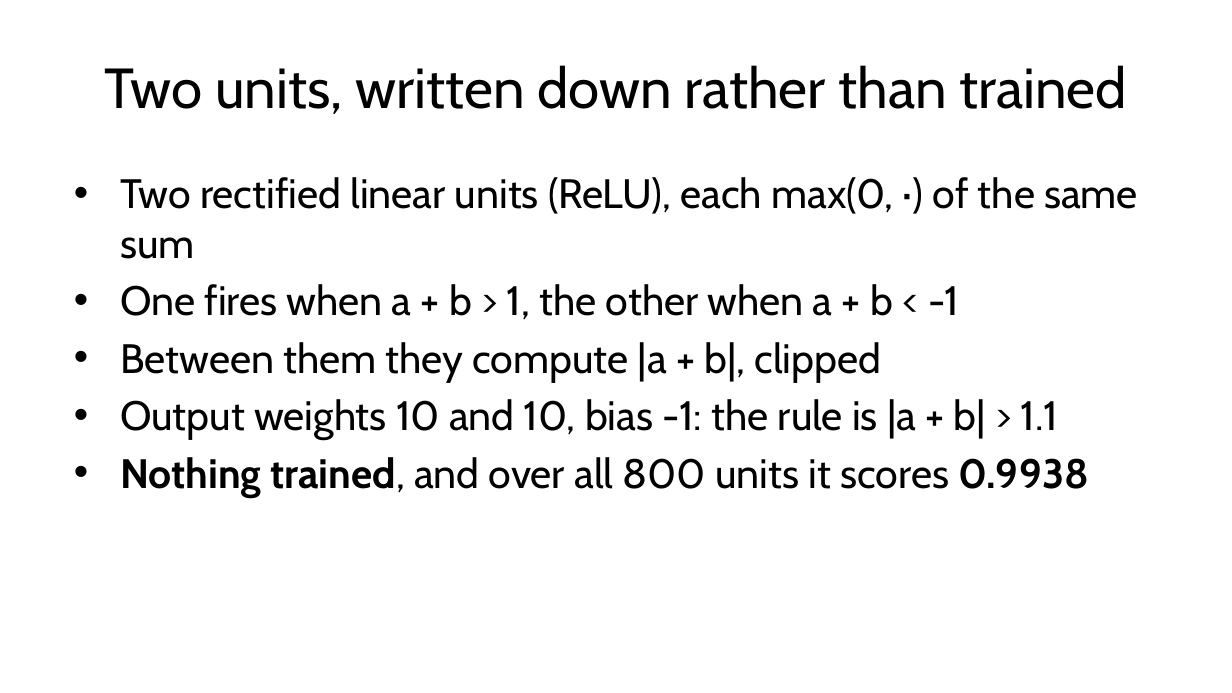
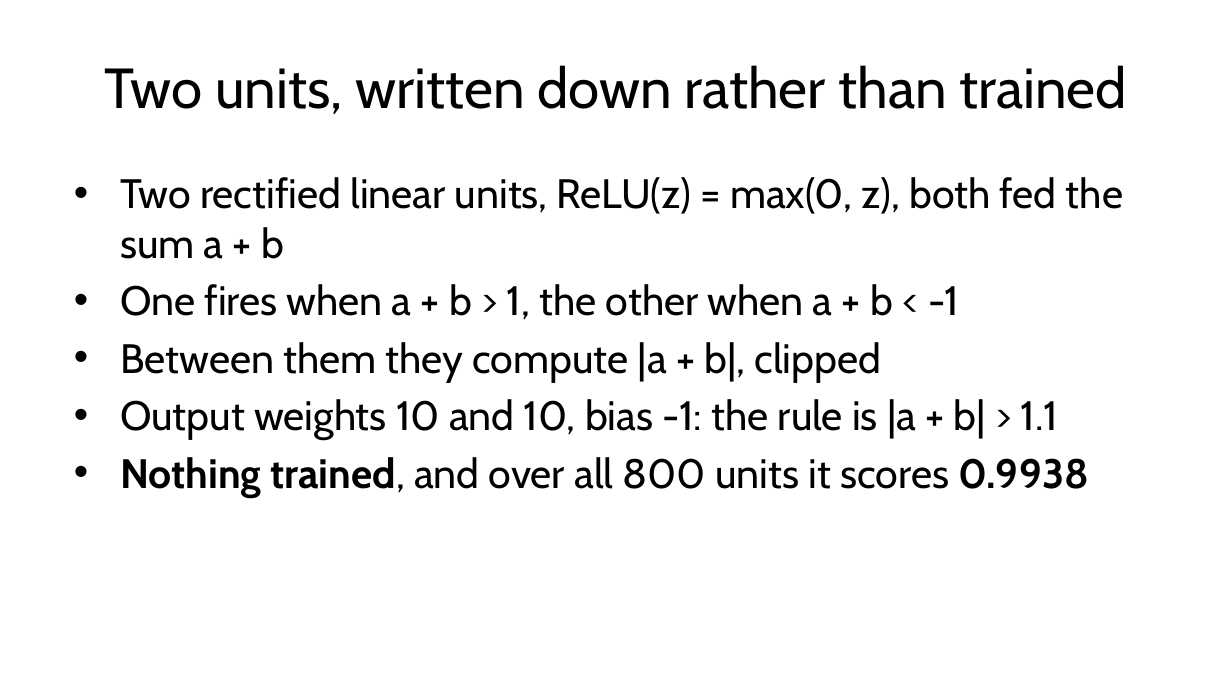
Before and after one commit to fabioantonini/technologies-for-artificial-intelligence, a slide deck: slide 19 of Lessons/09_neural_networks/Slides/neural_networks_slides.pptx (slide 17 before the commit). Drawn at 1232x693 pixels with LibreOffice and Linux fonts; fonts in the diff are those of the drawing; background and template pictures are left out. Boxes give left, top, right and bottom in pixels: in the first picture for what was removed or moved away, otherwise in the second. Text is boxed around its words. In the diff, an @@ line names an element or a change of style, - is before the commit and + after.

```diff
--- a/Lessons/09_neural_networks/Slides/neural_networks_slides.pptx
+++ b/Lessons/09_neural_networks/Slides/neural_networks_slides.pptx
@@ text at [120,177,1123,259]: text changed @@
-• Two rectified linear units (ReLU), each max(0, ·) of the same sum
+• Two rectified linear units, ReLU(z) = max(0, z), both fed the sum a + b
```
Also in this commit, not shown: 3 other slides changed, 2 slides added, 7 other files.
